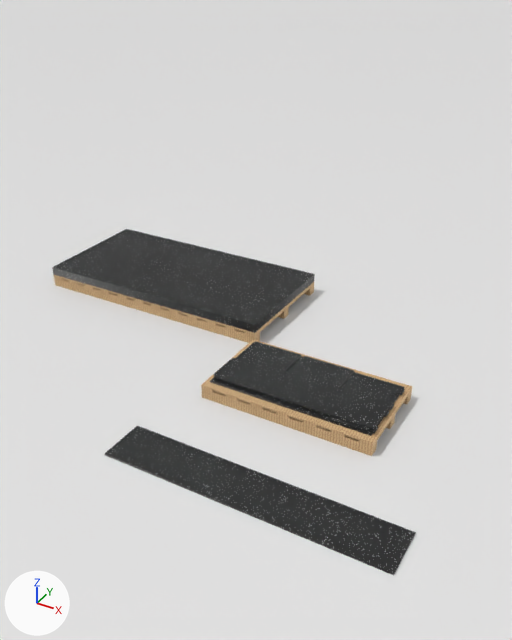
One commit to the Blender file polygood-prefab-film/blender/blend/polygood-linkedin.blend: the scene before it, then after it.
Camera for both pictures: the file's camera 'Camera'. The axes (+X, +Y, +Z) are drawn at lower left. The lights are the same throughout. The older version comes first. Both versions are drawn at frame 713 of the action 'Chip000-anim'; the numbers are the values there.

In view in the first picture: 'Floor', 'NewPanel', 'PalletParts-bearer0', 'PalletParts-deck', 'PalletSheets-bearer0', 'StackPart-benchLegA', 'StackPart-benchSeat', 'StackPart-tableLegA', 'StackPart-tableLegB', 'StackPart-tabletop', 'StackSheet4' and 12 more.
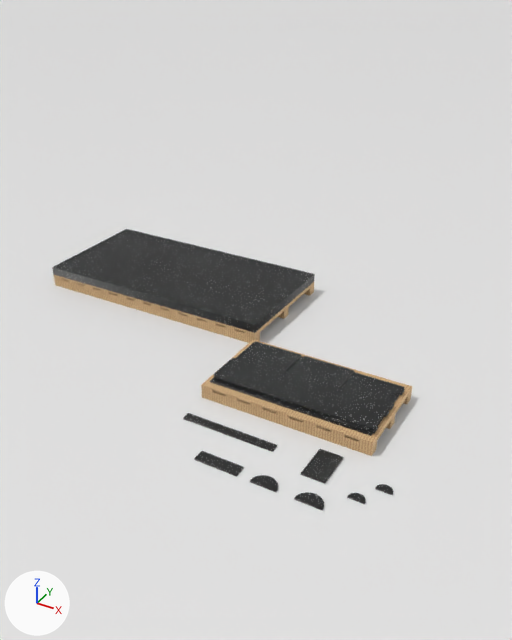
Boxes (x1, y1, x2, y2) around the edits, measured in the pictures (512 x 640 px):
```json
{"object": "NewPanel", "change": "hidden", "before": [105, 426, 416, 575]}
{"object": "Offcut-block", "change": "shown", "after": [301, 449, 343, 484]}
{"object": "Offcut-strip", "change": "shown", "after": [183, 413, 277, 452]}
{"object": "Offcut-bar", "change": "shown", "after": [194, 451, 244, 476]}
{"object": "Offcut-archB", "change": "shown", "after": [294, 492, 324, 510]}
{"object": "Offcut-archA", "change": "shown", "after": [250, 475, 278, 492]}
{"object": "Offcut-archC", "change": "shown", "after": [347, 493, 366, 504]}
{"object": "Offcut-archD", "change": "shown", "after": [375, 484, 393, 495]}
```

Edits to the scene script, one JSON object a line:
```json
{"op": "set", "path": "ob_offcut_strip.location", "old": "(-0.0125, -2.038, 0.0)", "new": "(1.0, -1.55, 0.000381)"}
{"op": "remove", "block": "ob_offcut_strip", "code": "ob_offcut_strip.hide_viewport = True"}
{"op": "set", "path": "ob_offcut_block.location", "old": "(0.122, -2.038, 0.0)", "new": "(1.9, -1.55, 0.000381)"}
{"op": "remove", "block": "ob_offcut_block", "code": "ob_offcut_block.hide_viewport = True"}
{"op": "set", "path": "ob_offcut_bar.location", "old": "(0.01, -2.098, 0.0)", "new": "(1.15, -1.95, 0.000381)"}
{"op": "remove", "block": "ob_offcut_bar", "code": "ob_offcut_bar.hide_viewport = True"}
{"op": "set", "path": "ob_offcut_archa.location", "old": "(0.0775, -2.098, 0.0)", "new": "(1.6, -1.95, 0.000381)"}
{"op": "remove", "block": "ob_offcut_archa", "code": "ob_offcut_archa.hide_viewport = True"}
{"op": "set", "path": "ob_offcut_archb.location", "old": "(0.138, -2.098, 0.0)", "new": "(2.0, -1.95, 0.000381)"}
{"op": "remove", "block": "ob_offcut_archb", "code": "ob_offcut_archb.hide_viewport = True"}
{"op": "set", "path": "ob_offcut_archc.location", "old": "(0.182, -2.067, 0.0)", "new": "(2.3, -1.75, 0.000381)"}
{"op": "remove", "block": "ob_offcut_archc", "code": "ob_offcut_archc.hide_viewport = True"}
{"op": "set", "path": "ob_offcut_archd.location", "old": "(0.205, -2.038, 0.0)", "new": "(2.45, -1.55, 0.000381)"}
{"op": "remove", "block": "ob_offcut_archd", "code": "ob_offcut_archd.hide_viewport = True"}
{"op": "set", "path": "ob_newpanel.scale", "old": "(0.982, 1.0, 1.0)", "new": "(0.0001, 1.0, 1.0)"}
{"op": "add", "block": "ob_newpanel", "code": "ob_newpanel.hide_viewport = True"}
```
